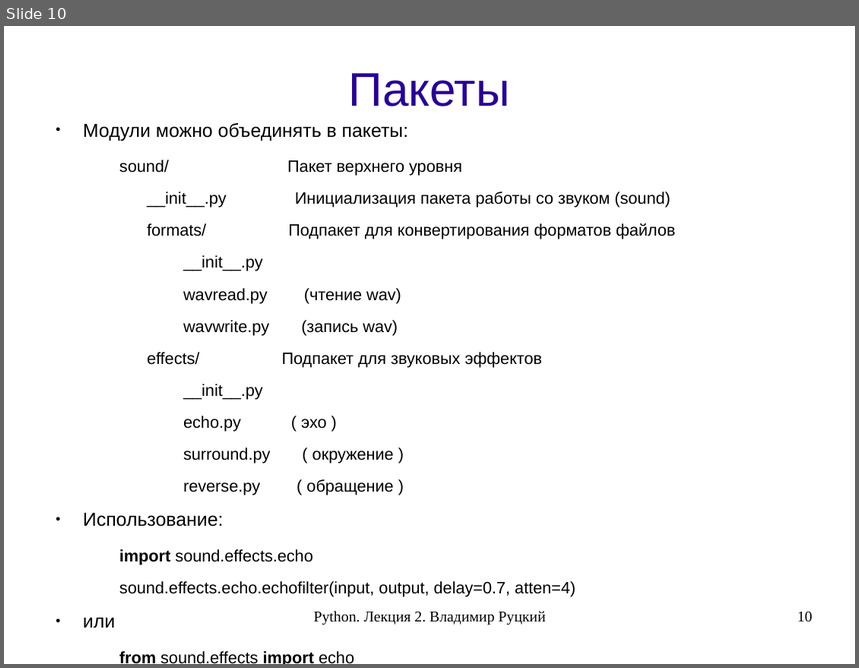
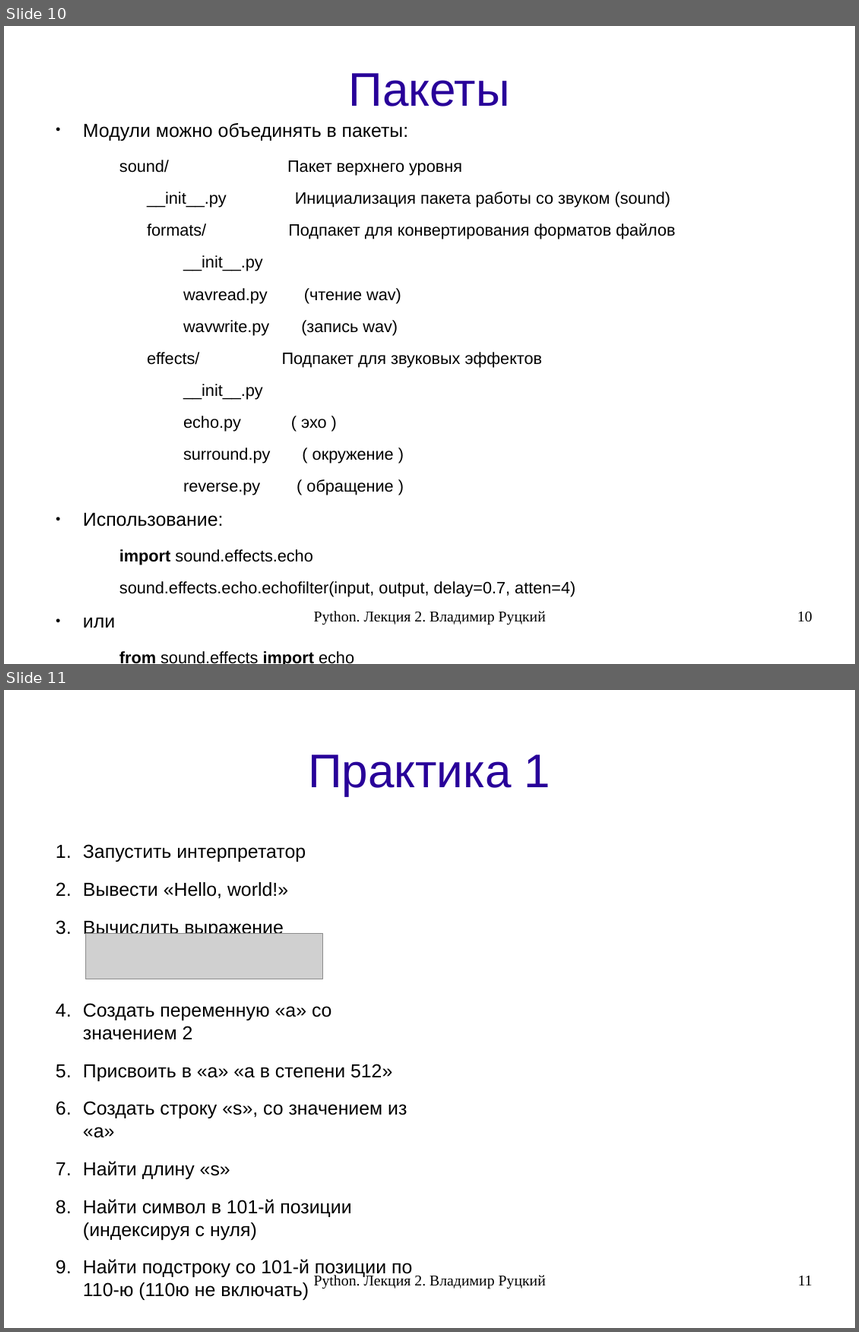
Before and after one commit to rutsky/python-course, a slide deck: 02_classes_modules.odp. Shown one above the other, each under a label of ours: slide 10 before the commit, slides 10 and 11 after it. The pictures are 859x668 and 859x1332 pixels, drawn with LibreOffice and Linux fonts; fonts in the diff are those of the drawing; grey boxes stand for pictures. Boxes give left, top, right and bottom in pixels: in the first picture for what was removed or moved away, otherwise in the second. Text is boxed around its words. In the diff, an @@ line names an element or a change of style, - is before the commit and + after.

```diff
--- a/02_classes_modules.odp
+++ b/02_classes_modules.odp
@@ slide 11 added at bbox=[4, 690, 855, 1328], background #FFFFFF @@
@@ title added at bbox=[308, 755, 551, 796], 44 pt, text #280099 @@
+Практика 1
@@ text added at bbox=[83, 844, 412, 1300], 17.6 pt, text #000000 @@
+1. Запустить интерпретатор
+2. Вывести «Hello, world!»
+3. Вычислить выражение
+4. Создать переменную «a» со значением 2
+5. Присвоить в «a» «a в степени 512»
+6. Создать строку «s», со значением из «a»
+7. Найти длину «s»
+8. Найти символ в 101-й позиции (индексируя с нуля)
+9. Найти подстроку со 101-й позиции по 110-ю (110ю не включать)
@@ picture added at bbox=[86, 934, 323, 980] @@
@@ text added at bbox=[314, 1274, 546, 1290], 14 pt, text #000000 @@
+Python. Лекция 2. Владимир Руцкий
@@ page number added at bbox=[798, 1276, 813, 1286], 14 pt, text #000000 @@
+11
```
Also in this commit, not shown: 1 slide changed, 5 other slides added, 3 other files.
